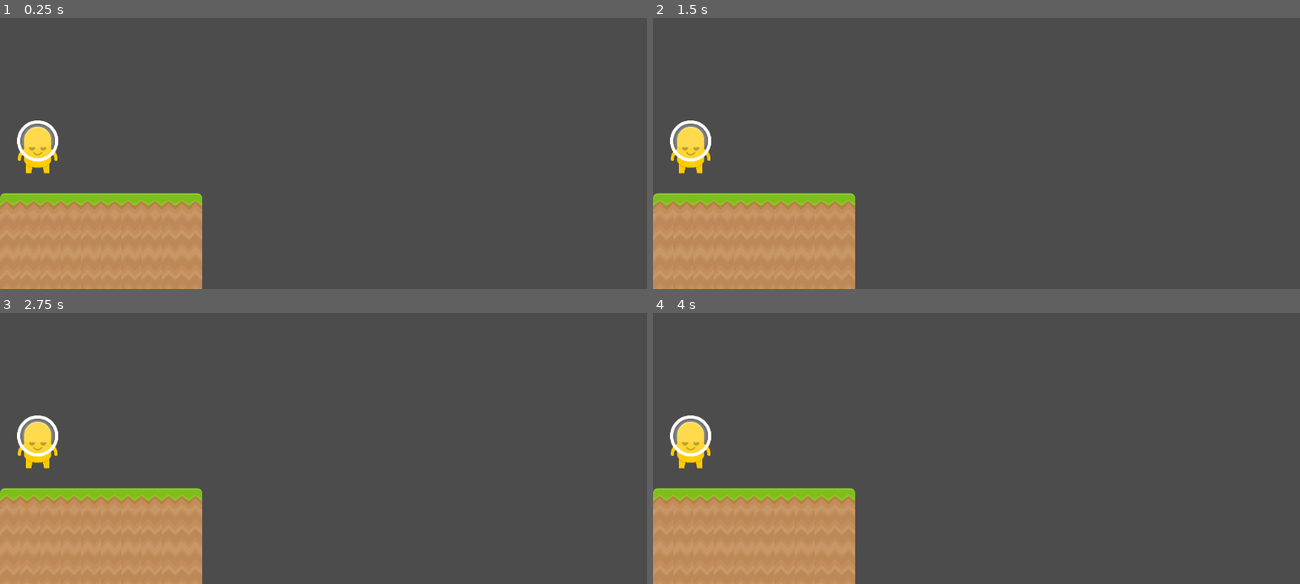
Above: before the commit, frames 1-4 (two rows, left to right).
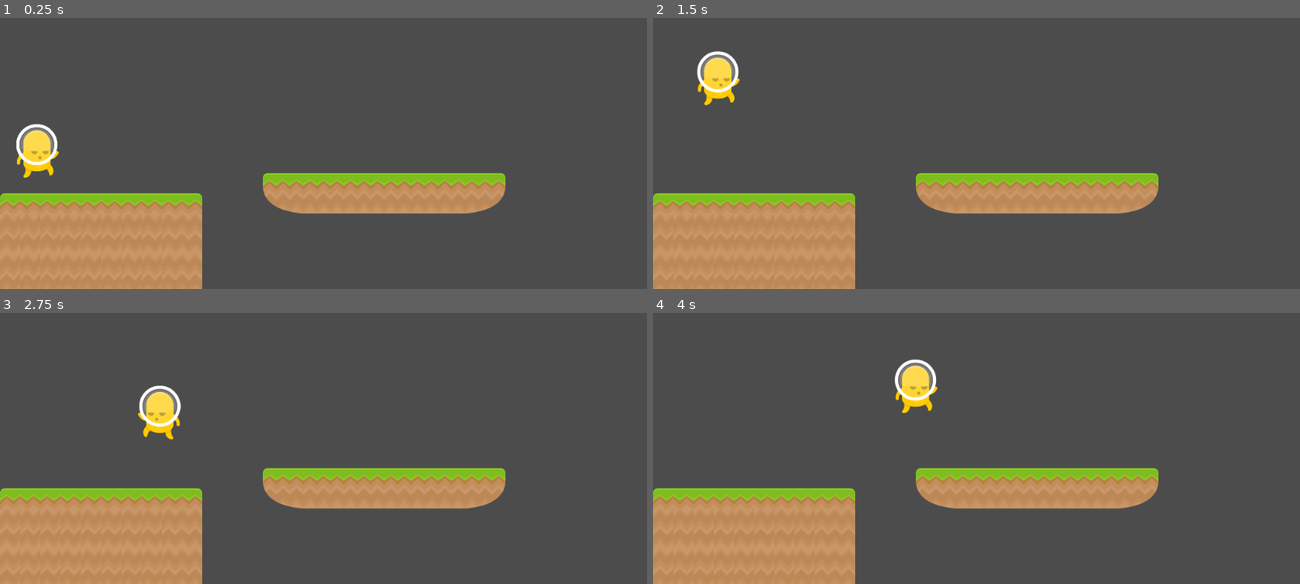
Above: after the commit, the same moments.

Repository: 44351-w21/one-screen-platformer-thomastran7
Game: Godot game, scene res://Platformer.tscn
The game is run twice, just before and just after one commit, with the same random seed, the same clock (stepped at 60 frames per second) and the same inputs.
Inputs:
- Up to frame 1 (0.25 s): no input
- Up to frame 2 (1.5 s): hold Right (ui_right) from 0.53 s (still down); tap Space (Jump, bound only after the commit) at 0.6, 0.77, 1.07, 1.35 s
- Up to frame 3 (2.75 s): tap Space (Jump, bound only after the commit) at 1.52, 1.82, 2.1 s; release Right (ui_right) at 2.03 s; hold Left (ui_left) from 2.03 s (still down)
- Up to frame 4 (4 s): release Left (ui_left) at 2.78 s; hold Right (ui_right) from 2.78 s (still down); tap Space (Jump, bound only after the commit) at 2.85, 3.02, 3.32, 3.6, 3.77 s

The runs differ from the first frame. In frame 1, 6.1% of the frame differs, in the area x 2-79%, y 37-73%; in frame 2, 7.3%; in frame 3, 7.3%, in the area x 2-79%, y 26-73%; in frame 4, 7.3%.

Commit message:
Added docs folder Implemented player movement

Diff:
--- a/Platformer.tscn
+++ b/Platformer.tscn
@@ -7,9 +7,8 @@
 
 [node name="TileMap" parent="." instance=ExtResource( 1 )]
 scale = Vector2( 0.5, 0.5 )
-mode = 0
 cell_size = Vector2( 64, 64 )
-tile_data = PoolIntArray( 917504, 11, 0, 917506, 12, 0, 917508, 12 …(296 unchanged characters)…
+tile_data = PoolIntArray( 851981, 6, 0, 851983, 17, 0, 851985, 17, 0, 851987, 17, 0, 851989, 17, 0, 851991, 7, 0, 917504, 11, 0, 917506, 12, 0, 917508, 12 …(296 unchanged characters)…
 
 [node name="Player" parent="." instance=ExtResource( 2 )]
 position = Vector2( 59.4641, 373.774 )
--- /dev/null
+++ b/Player.gd
@@ -0,0 +1,32 @@
+extends KinematicBody2D
+
+export var GRAVITY = 200
+export var MAX_SPEED = 300
+export var ACCEL = 100
+export var FRICTION = 600
+export var JUMP = 100
+
+onready var anim = $AnimatedSprite
+var velocity = Vector2.ZERO
+
+func _process(delta):
+	if Input.is_action_pressed("ui_right"):
+		velocity.x = move_toward(velocity.x, MAX_SPEED, ACCEL * delta)
+		anim.play("walk")
+		anim.flip_h = false
+	elif Input.is_action_pressed("ui_left"):
+		velocity.x = move_toward(velocity.x, -MAX_SPEED, ACCEL * delta)
+		anim.play("walk")
+		anim.flip_h = true
+	else:
+		velocity.x = move_toward(velocity.x, 0, FRICTION * delta)
+		anim.play("idle")
+
+	if Input.is_action_just_pressed("Jump") and is_on_floor():
+		velocity.y = -JUMP
+	if not is_on_floor():
+		anim.play("jump")
+
+func _physics_process(delta):
+	velocity.y += GRAVITY * delta
+	velocity = move_and_slide(velocity, Vector2.UP)
--- a/Player.tscn
+++ b/Player.tscn
@@ -1,12 +1,18 @@
-[gd_scene load_steps=7 format=2]
+[gd_scene load_steps=8 format=2]
 
 [ext_resource path="res://Assets/Player/alienYellow_walk2.png" type="Texture" id=1]
 [ext_resource path="res://Assets/Player/alienYellow_front.png" type="Texture" id=2]
 [ext_resource path="res://Assets/Player/alienYellow_jump.png" type="Texture" id=3]
 [ext_resource path="res://Assets/Player/alienYellow_walk1.png" type="Texture" id=4]
+[ext_resource path="res://Player.gd" type="Script" id=5]
 
 [sub_resource type="SpriteFrames" id=1]
 animations = [ {
+"frames": [ ExtResource( 2 ) ],
+"loop": true,
+"name": "idle",
+"speed": 5.0
+}, {
 "frames": [ ExtResource( 4 ), ExtResource( 1 ) ],
 "loop": true,
 "name": "walk",
@@ -14,12 +20,7 @@
 }, {
 "frames": [ ExtResource( 3 ) ],
 "loop": true,
-"name": "Jump",
-"speed": 5.0
-}, {
-"frames": [ ExtResource( 2 ) ],
-"loop": true,
-"name": "Idle",
+"name": "jump",
 "speed": 5.0
 } ]
 
@@ -28,11 +29,13 @@
 height = 19.7139
 
 [node name="Player" type="KinematicBody2D"]
+script = ExtResource( 5 )
+JUMP = 250
 
 [node name="AnimatedSprite" type="AnimatedSprite" parent="."]
 scale = Vector2( 0.5, 0.5 )
 frames = SubResource( 1 )
-animation = "Idle"
+animation = "jump"
 playing = true
 __meta__ = {
 "_edit_group_": true
--- a/project.godot
+++ b/project.godot
@@ -19,6 +19,14 @@
 run/main_scene="res://Platformer.tscn"
 config/icon="res://icon.png"
 
+[input]
+
+Jump={
+"deadzone": 0.5,
+"events": [ Object(InputEventKey,"resource_local_to_scene":false,"resource_name":"","device":0,"alt":false,"shift":false,"control":false,"meta":false,"command":false,"pressed":false,"scancode":32,"unicode":0,"echo":false,"script":null)
+ ]
+}
+
 [rendering]
 
 environment/default_environment="res://default_env.tres"
Not shown, added: docs/favicon.png.import
Binary file added: docs/index.png
Not shown, added: docs/index.png.import
Not shown, added: docs/index.html
Not shown, added: docs/index.js
Not shown, added: docs/index.pck
Not shown, added: docs/index.wasm
